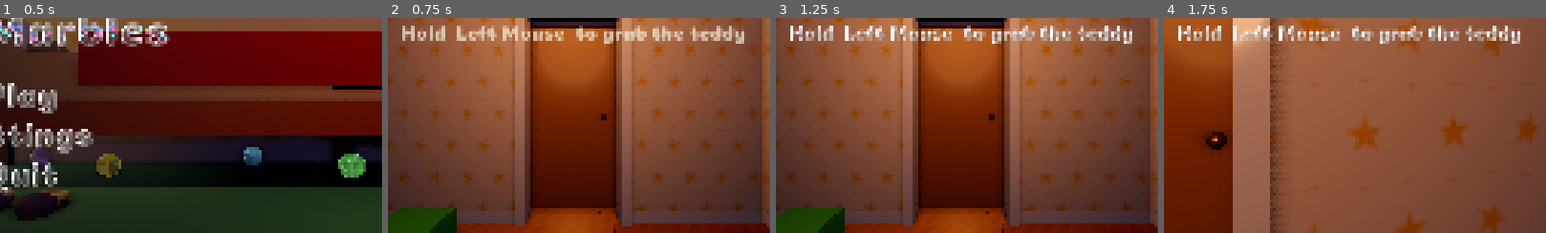
Above: before the commit, frames 1-4 (left to right).
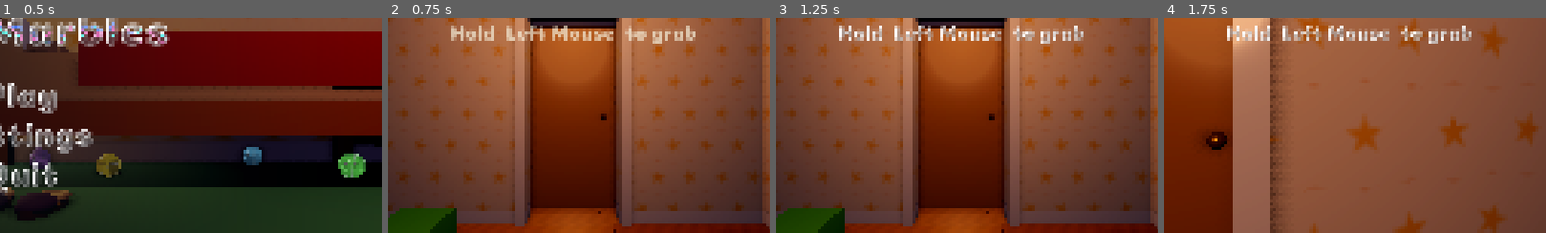
Above: after the commit, the same moments.

Repository: westo27/rummage
Game: Godot game, scene res://scenes/title.tscn
Two runs of this game, one before a commit and one after it. Both use one fixed random seed, a clock stepped at 60 frames per second and the inputs below.
Inputs (mouse positions are % of the whole screen's width and height, from its top left):
- Up to frame 1 (0.5 s): no input
- Up to frame 2 (0.75 s): click (28, 48) at 0.5 s
- Up to frame 3 (1.25 s): no input
- Up to frame 4 (1.75 s): tap Enter at 1.25 s; move the mouse to (55, 50) at 1.27 s; press the mouse at (55, 50) at 1.28 s; hold W (move_forward) from 1.28 s (still down); tap F (throw) at 1.55 s
The pictures show only the part of the screen within x 26-76%, y 30-80%; the shares and areas given below are measured in that part.

Frame 1 is identical in both runs. In frame 2, 3.6% of the frame differs, in the area x 3-94%, y 3-12%; in frame 3, 4.1%; in frame 4, 4.0%.

Commit message:
Shorter tutorial hints

Diff:
--- a/scripts/tutorial.gd
+++ b/scripts/tutorial.gd
@@ -10,13 +10,13 @@
 enum Step { GRAB, THROW, PING, FIND, CATCH, DONE }
 
 const HINTS: Dictionary = {
-	Step.GRAB: "Hold  Left Mouse  to grab the teddy",
-	Step.THROW: "Holding it?  Right Mouse  or  F  throws",
+	Step.GRAB: "Hold  Left Mouse  to grab",
+	Step.THROW: "Right Mouse  or  F  to throw",
 	Step.PING: "Something's hiding!  Press  Q  to ping",
-	Step.FIND: "Lift whatever squeaked",
+	Step.FIND: "What was that?",
 	Step.CATCH: "Click it to catch it!",
 }
-const DONE_HINT: String = "The rest are hiding in the house"
+const DONE_HINT: String = "Go find them all!"
 ## How long the last hint stays up before fading.
 const DONE_HINT_TIME: float = 4.0
 ## The door swings into the playroom by this much, over this long.
